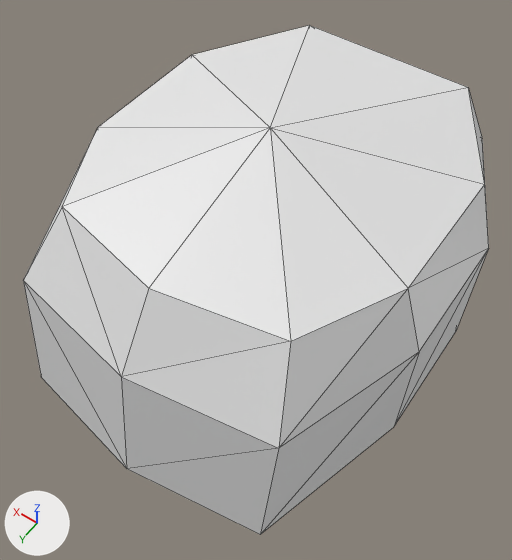
Before and after pictures for a commit that changed the OBJ model teardown/wwf-no-mercy/models/unlabeled/model_14E7.obj.
Camera for both pictures: a camera (50 mm lens) standing at (-11.2, 14.6, 32.7) and looking at (-0.4, -0.5, 9.0). Lighting does not change. The marker at lower left points along +X, +Y and +Z. The picture after the commit comes second. Mesh edges are drawn as thin lines. Where no turn or scale is listed for an object, it has been applied to the vertices. Vertices at exactly the same position are counted once.

Names of what the first picture shows: 'model_14E7'.
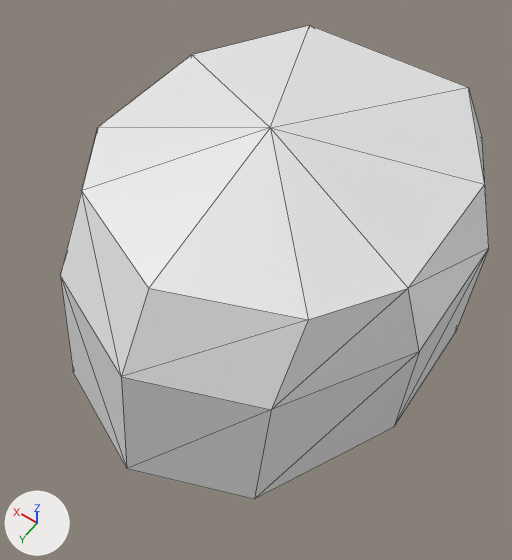
The newer file is also turned or shifted as a whole; pictures and numbers use the older file's frame.

The edits, one by one:
me_model_14e7 has 30 vertices, 47 faces and spans x -8.0..8.0, y -13.0..8.0, z 5.0..16.0.
me_model_14e7 is used by ob_model_14e7.
Part 1, on me_model_14e7:
Vertex 4 of me_model_14e7 moves from (-5.0, 4.0, 14.0) at pixel (290, 341) to (-5.0, 3.0, 14.0) at pixel (308, 319).
Vertex 11 of me_model_14e7 moves from (-6.0, 6.0, 11.0) at pixel (278, 448) to (-5.0, 5.0, 11.0) at pixel (271, 409).
Vertex 12 of me_model_14e7 moves from (-6.0, 7.0, 5.0) at pixel (260, 534) to (-5.0, 6.0, 5.0) at pixel (254, 499).
Part 2, on me_model_14e7:
Vertex 10 of me_model_14e7 moves from (5.0, 4.0, 14.0) at pixel (62, 206) to (5.0, 3.0, 14.0) at pixel (81, 190).
Vertex 19 of me_model_14e7 moves from (6.0, 6.0, 11.0) at pixel (23, 280) to (5.0, 5.0, 11.0) at pixel (60, 275).
Vertex 20 of me_model_14e7 moves from (6.0, 7.0, 5.0) at pixel (41, 377) to (5.0, 6.0, 5.0) at pixel (73, 372).

Where the change shows, as pixel boxes [x1, y1, x2, y2] in the pictures (512 x 560 px; the box of a moved part takes in the faces that stretch with it):
'model_14E7', reshaped (8% narrower, 7% shorter)
    before: [23, 25, 489, 534]
    after: [60, 25, 489, 499]
part 1 of me_model_14e7, moved or reshaped
    before: [121, 128, 419, 534]
    after: [121, 128, 419, 499]
part 2 of me_model_14e7, moved or reshaped
    before: [23, 127, 270, 469]
    after: [60, 127, 270, 469]
